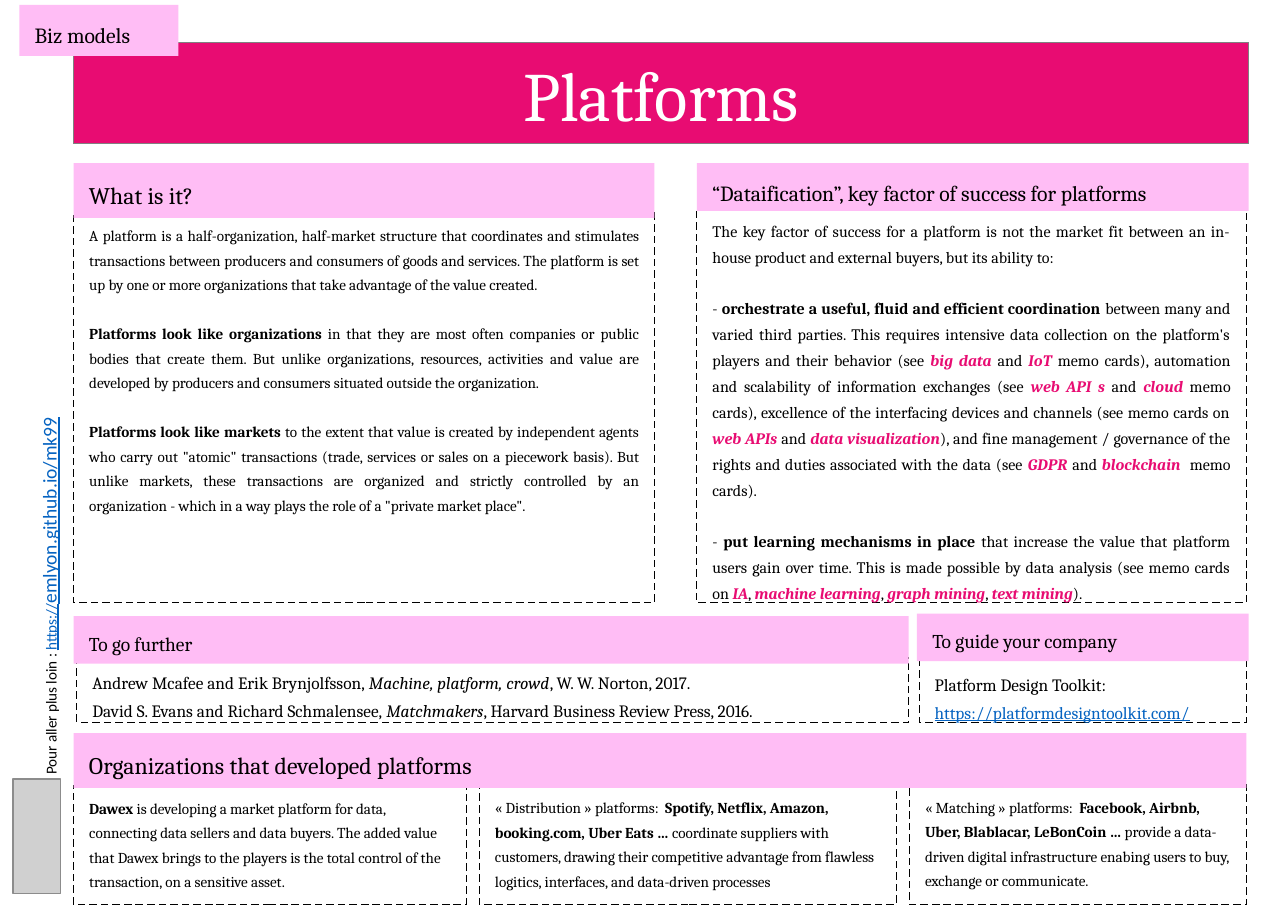
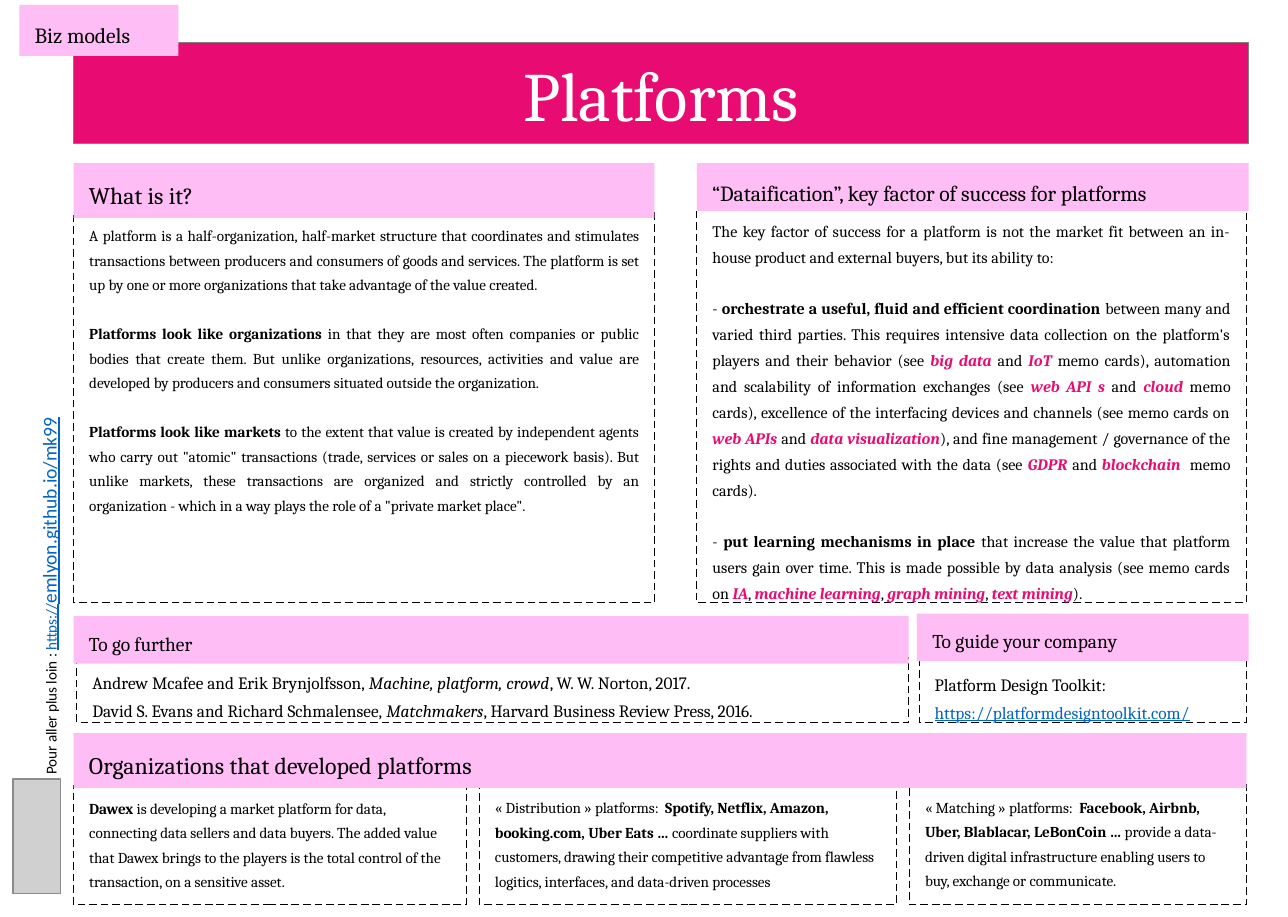
Before and after one commit to emlyon/chaire-implid, a slide deck: slide 12 of docs/content/en/cards-en.pptx. Drawn at 1288x917 pixels with LibreOffice and Linux fonts; fonts in the diff are those of the drawing; grey boxes stand for pictures. Boxes give left, top, right and bottom in pixels: in the first picture for what was removed or moved away, otherwise in the second. Text is boxed around its words. In the diff, an @@ line names an element or a change of style, - is before the commit and + after.

```diff
--- a/docs/content/en/cards-en.pptx
+++ b/docs/content/en/cards-en.pptx
@@ text in rectangle at [925, 802, 1217, 890]: text changed @@
-« Matching » platforms: Facebook, Airbnb, Uber, Blablacar, LeBonCoin … provide a data-driven digital infrastructure enabing users to buy, exchange or communicate.
+« Matching » platforms: Facebook, Airbnb, Uber, Blablacar, LeBonCoin … provide a data-driven digital infrastructure enabling users to buy, exchange or communicate.
```
Also in this commit, not shown: 31 other files.
